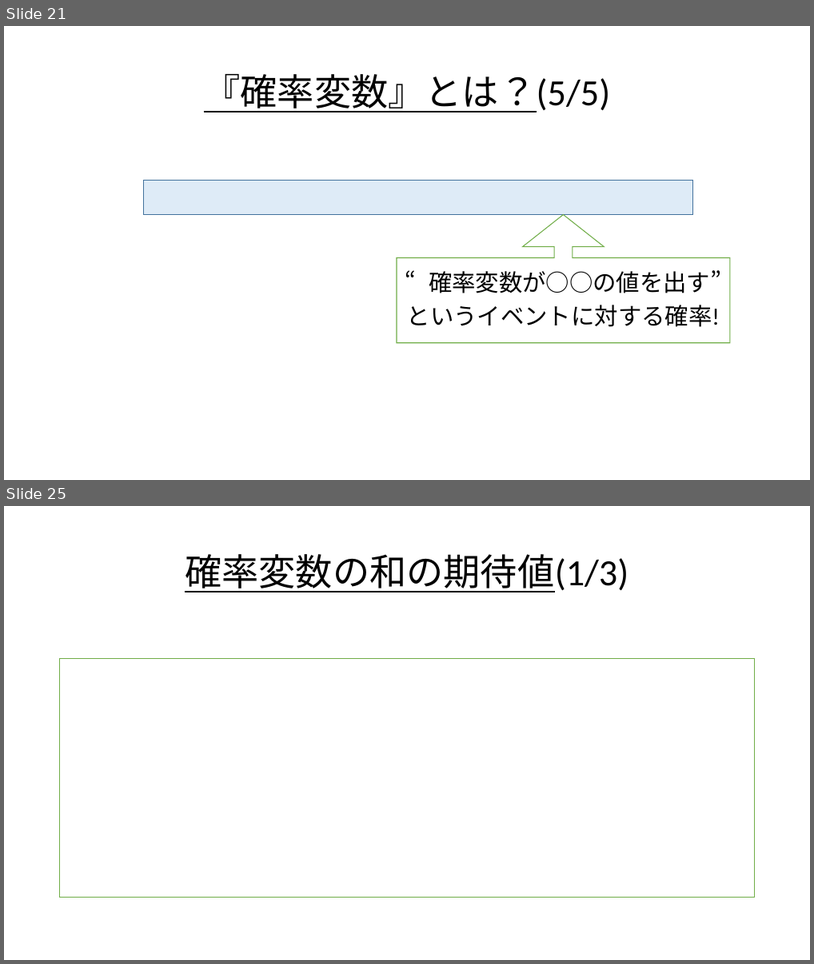
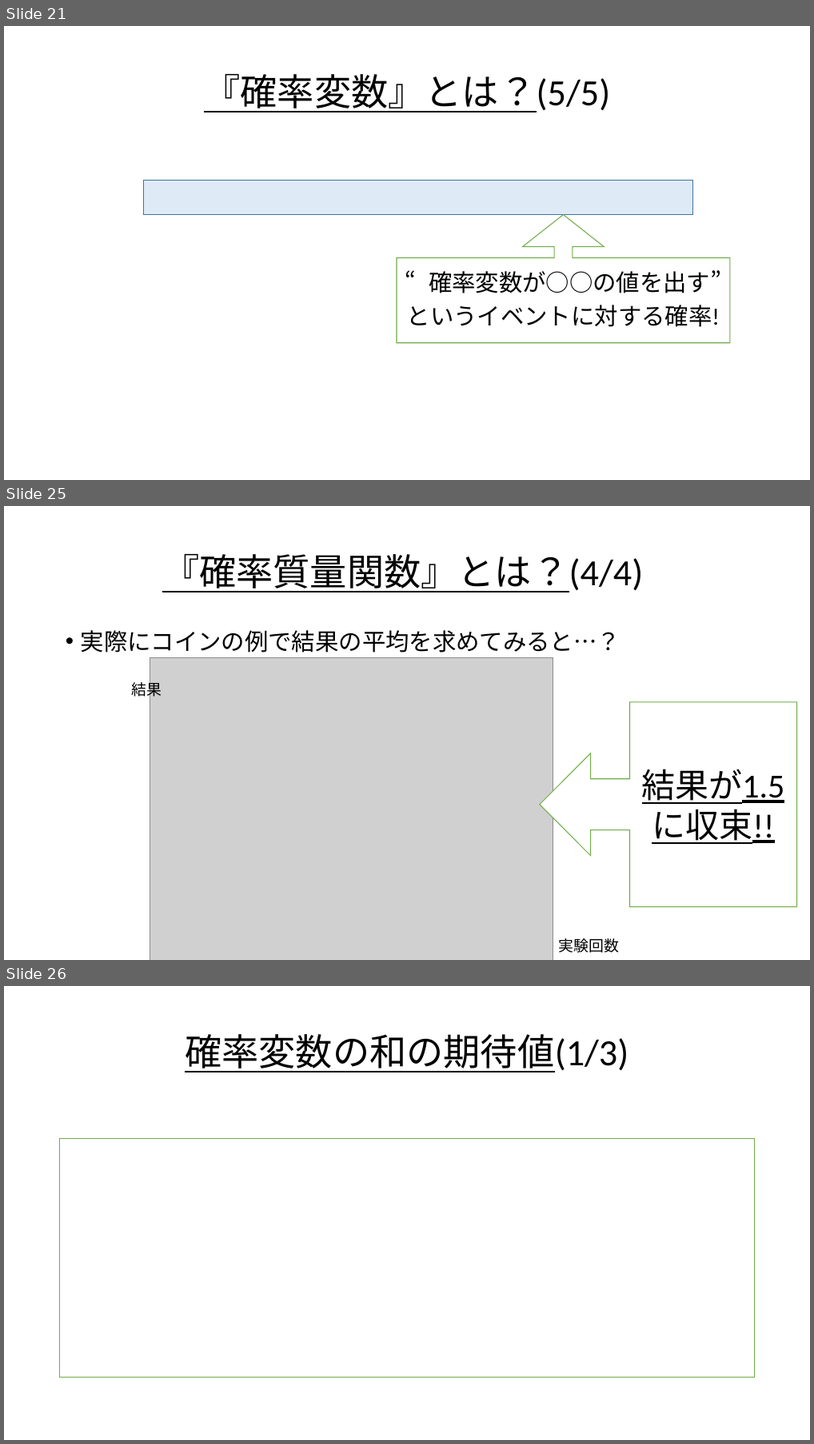
Before and after one commit to Ryo-KATAYAMA/Senior_Project, a slide deck: Chapter4_1.pptx. Shown one above the other, each under a label of ours: slides 21 and 25 before the commit, slides 21, 25 and 26 after it; the slides between them are not shown. The pictures are 814x964 and 814x1444 pixels, drawn with LibreOffice and Linux fonts; fonts in the diff are those of the drawing; grey boxes stand for pictures. Boxes give left, top, right and bottom in pixels: in the first picture for what was removed or moved away, otherwise in the second. Text is boxed around its words. In the diff, an @@ line names an element or a change of style, - is before the commit and + after.

```diff
--- a/Chapter4_1.pptx
+++ b/Chapter4_1.pptx
@@ slide 25 added at [4,506,810,960], background #FFFFFF @@
@@ title added at [162,554,643,592], 44 pt, text #000000, underline @@
+『確率質量関数』とは？(4/4)
@@ text added at [81,630,621,652], 28 pt, text #000000 @@
+• 実際にコインの例で結果の平均を求めてみると…？
@@ picture added at [150,657,554,960] @@
@@ text added at [132,680,162,700], 18 pt, text #000000 @@
+結果
@@ left arrow callout added at [540,702,798,907], fill #FFFFFF, outline #70AD47 1 pt, 40 pt, text #000000, underline @@
+結果が1.5に収束!!
@@ text added at [559,938,620,952], 18 pt, text #000000 @@
+実験回数
@@ what was slide 25 is now slide 26 @@
```
Also in this commit, not shown: 6 slides changed.
